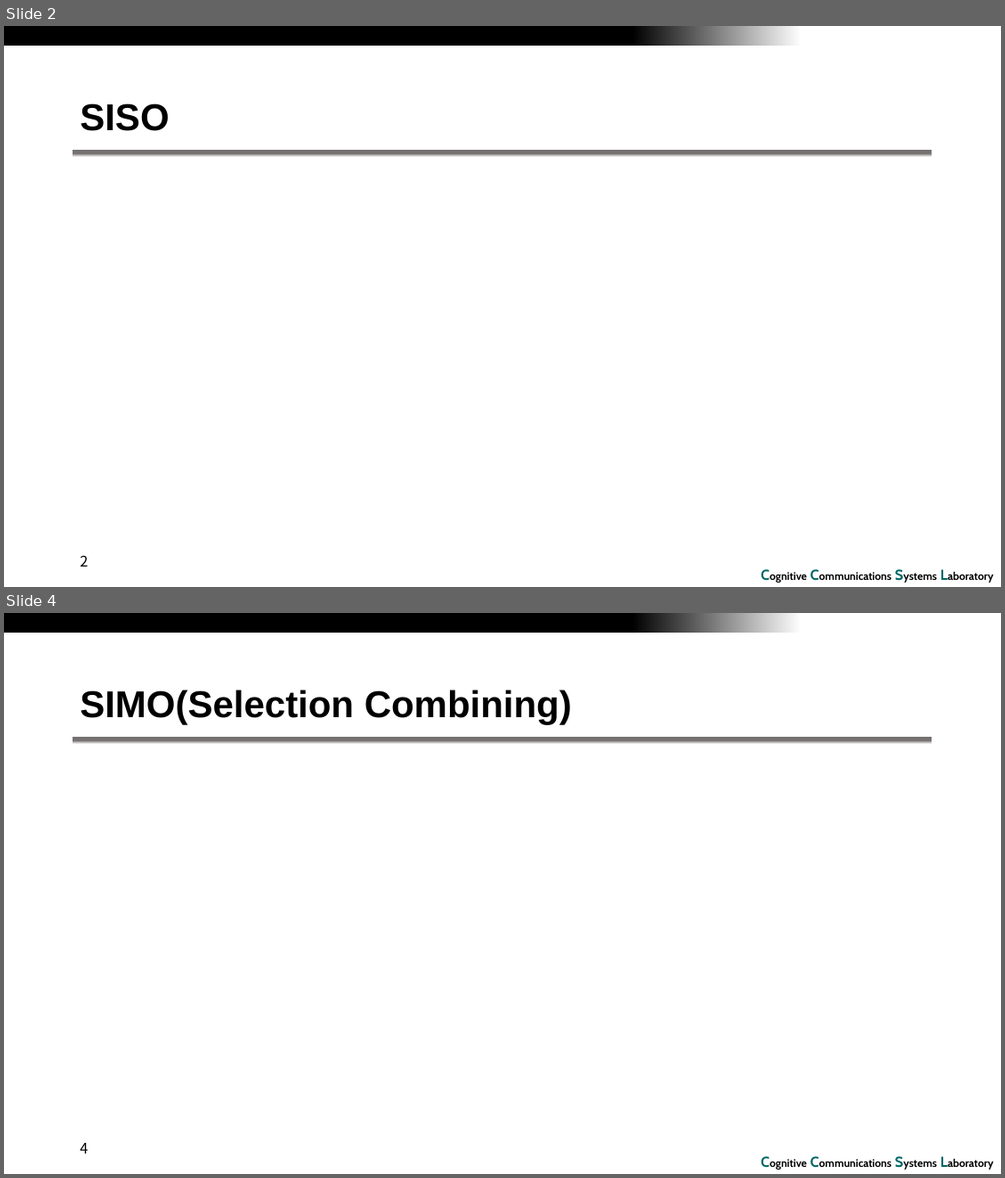
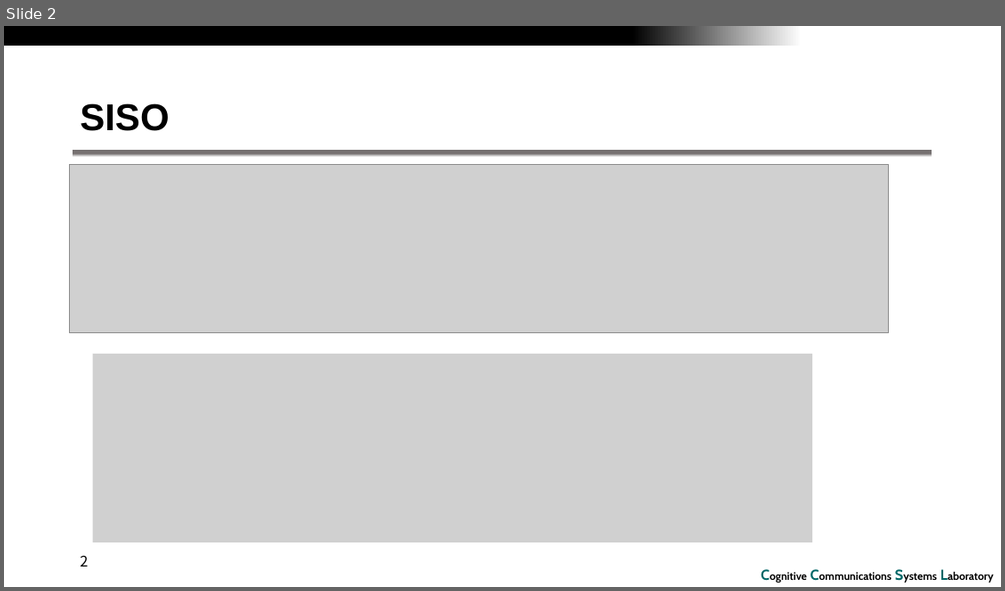
Before and after one commit to RefatHanbat/Presentation-of-SDM, a slide deck: assignment-5.pptx. Shown one above the other, each under a label of ours: slides 2 and 4 before the commit, slide 2 after it; the slides between them are not shown. The pictures are 1005x1178 and 1005x591 pixels, drawn with LibreOffice and Linux fonts; fonts in the diff are those of the drawing; grey boxes stand for pictures; background and template pictures are left out. Boxes give left, top, right and bottom in pixels: in the first picture for what was removed or moved away, otherwise in the second. Text is boxed around its words. In the diff, an @@ line names an element or a change of style, - is before the commit and + after.

```diff
--- a/assignment-5.pptx
+++ b/assignment-5.pptx
@@ slide 4 removed at bbox=[4, 613, 1001, 1174], background #FFFFFF; not listed: 3 template elements that a slide beside it also shows @@
@@ title removed at bbox=[80, 690, 572, 724] @@
-SIMO(Selection Combining)
@@ page number removed at bbox=[80, 1143, 88, 1153] @@
-4
@@ slide 2 changed as well @@
@@ picture added at bbox=[70, 164, 889, 332] @@
@@ picture added at bbox=[93, 354, 813, 542] @@
```
Also in this commit, not shown: 15 other slides changed, 34 slides added, 2 other slides removed, 5 other files.
